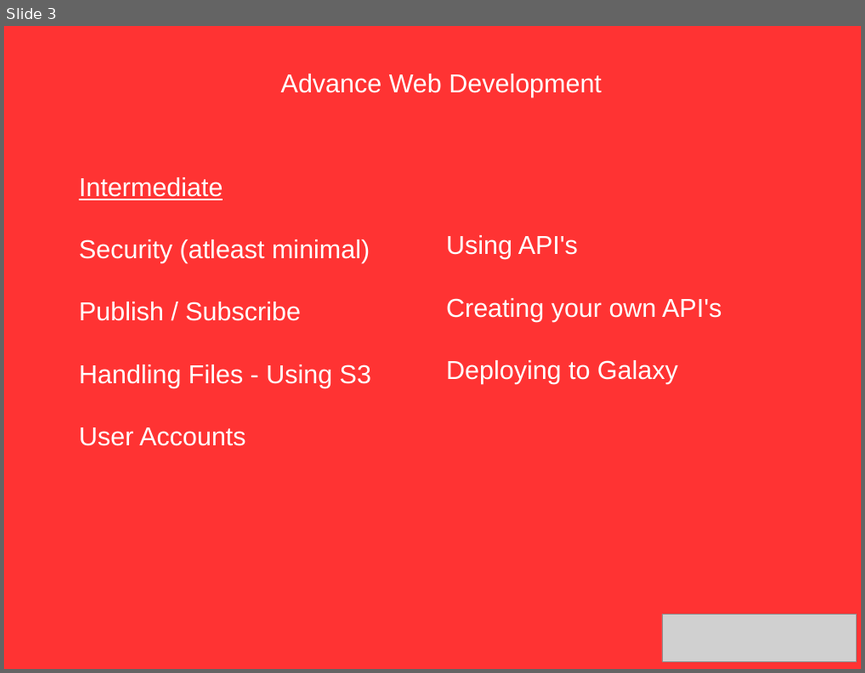
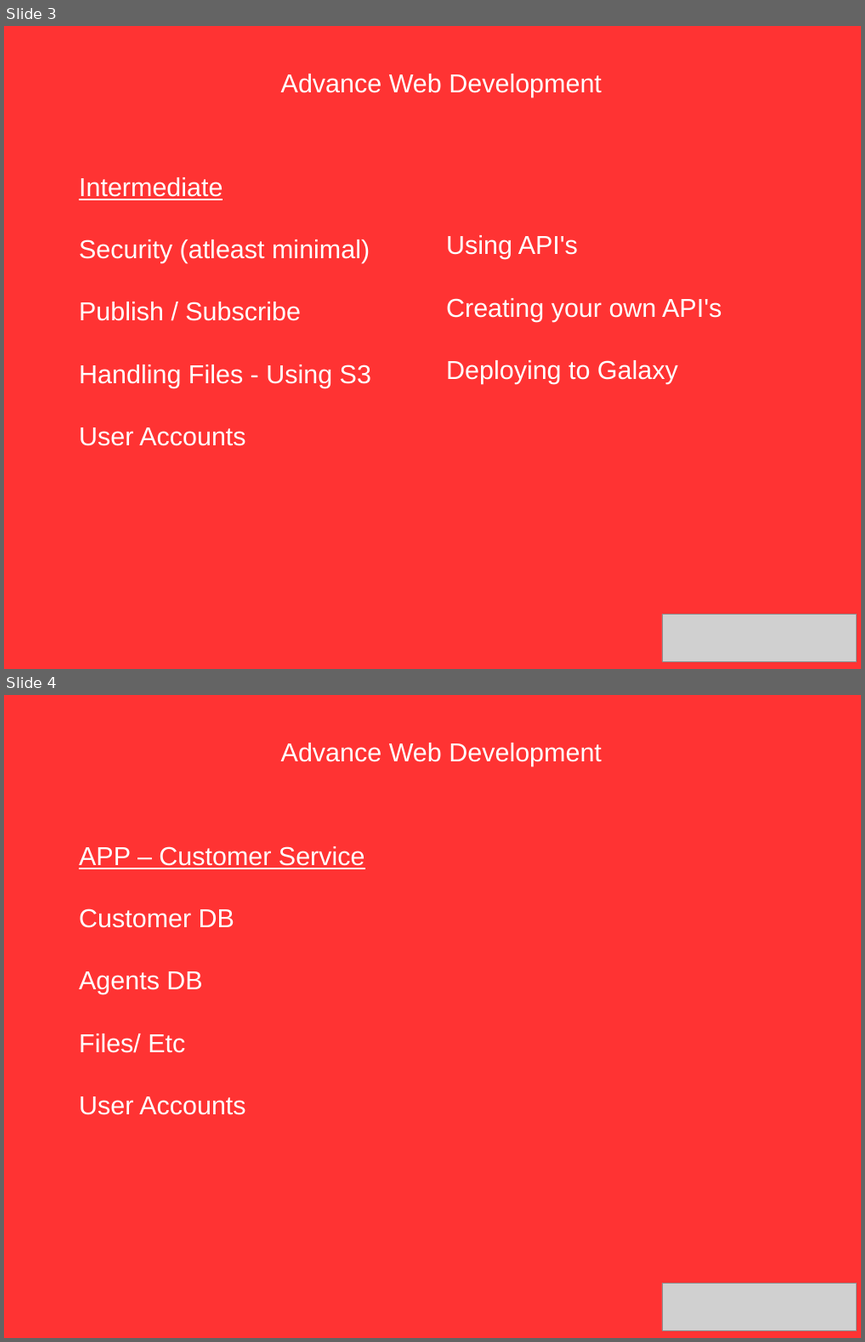
Before and after one commit to piyushmahen/meteortutorial, a slide deck: AWD.odp. Shown one above the other, each under a label of ours: slide 3 before the commit, slides 3 and 4 after it. The pictures are 865x673 and 865x1342 pixels, drawn with LibreOffice and Linux fonts; fonts in the diff are those of the drawing; grey boxes stand for pictures. Boxes give left, top, right and bottom in pixels: in the first picture for what was removed or moved away, otherwise in the second. Text is boxed around its words. In the diff, an @@ line names an element or a change of style, - is before the commit and + after.

```diff
--- a/AWD.odp
+++ b/AWD.odp
@@ slide 4 added at <box>4,695,861,1338</box>, background #FF3333 @@
@@ text added at <box>281,743,602,766</box>, 24 pt, text #FFFFFF @@
+Advance Web Development
@@ text added at <box>79,846,365,1115</box>, 24 pt, text #FFFFFF @@
+APP – Customer Service
+Customer DB
+Agents DB
+Files/ Etc
+User Accounts
@@ picture added at <box>662,1283,857,1330</box> @@
```
Also in this commit, not shown: 3 other files.
